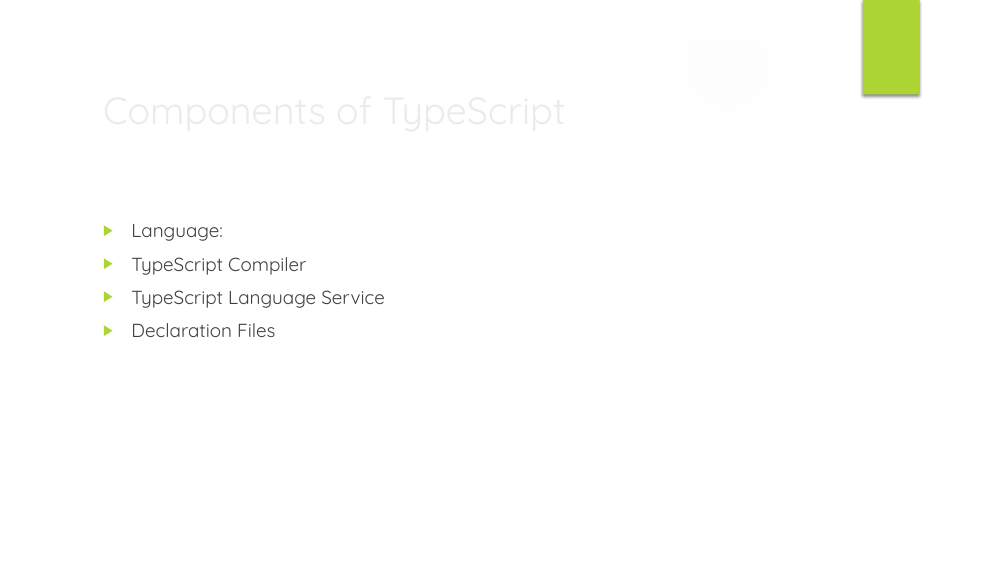
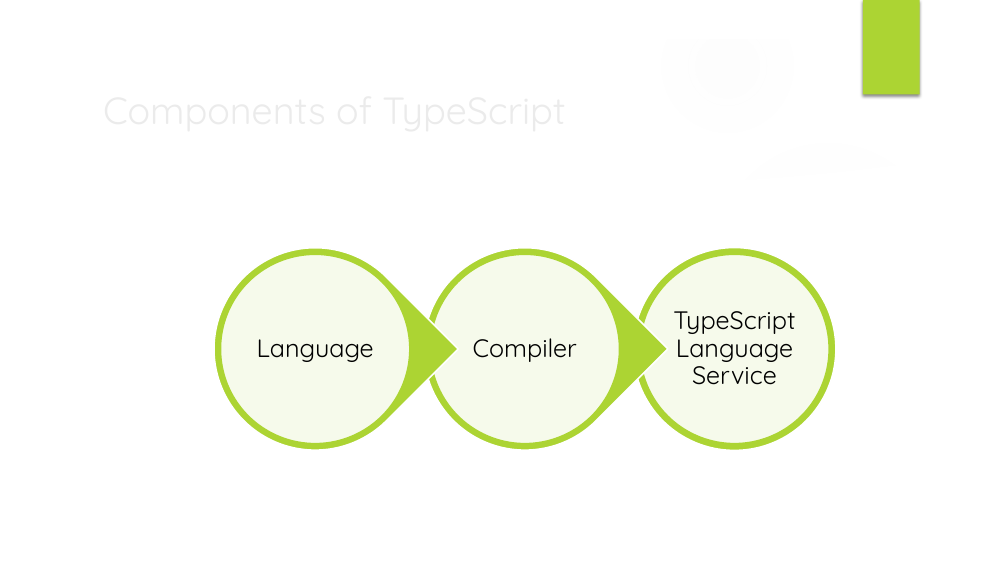
Before and after one commit to sintu-patel/typescript-excercise, a slide deck: slide 8 of docs/typescript-session-ppt.pptx. Drawn at 1008x567 pixels with LibreOffice and Linux fonts; fonts in the diff are those of the drawing; background and template pictures are left out. Boxes give left, top, right and bottom in pixels: in the first picture for what was removed or moved away, otherwise in the second. Text is boxed around its words. In the diff, an @@ line names an element or a change of style, - is before the commit and + after.

```diff
--- a/docs/typescript-session-ppt.pptx
+++ b/docs/typescript-session-ppt.pptx
@@ text removed at (131, 224, 385, 337) @@
-▶ Language:
-▶ TypeScript Compiler
-▶ TypeScript Language Service
-▶ Declaration Files
@@ group added at (172, 206, 836, 493): 4 ellipses, 3 texts, 2 teardrops @@
+TypeScript Language Service
+Compiler
+Language
```
Also in this commit, not shown: 7 other slides changed.
